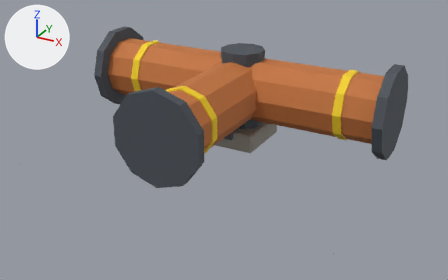
The glTF model export/tuyau_te_t1.glb: old version first, new version second.
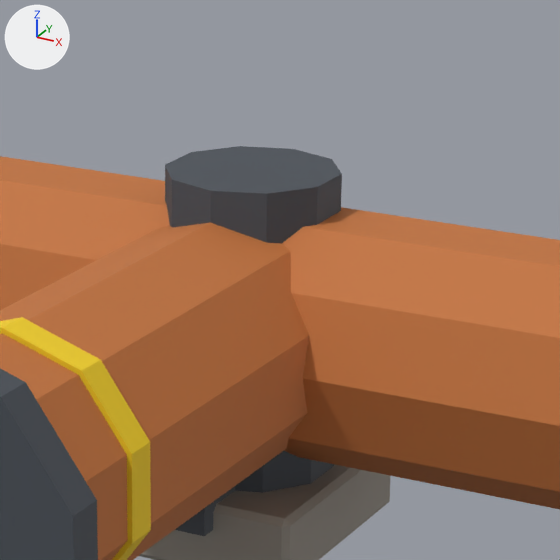
There are two pictures of each version: one whole from a 50 mm lens placed at (0.866, -1.696, 0.827), pointed at (-0.022, -0.082, 0.02), one close up on the part from 40% to 71% of the width and 2% to 52% of the height. Every picture has the same lights, and +X, +Y and +Z are marked at upper left. The older version's two pictures come first. Vertices at exactly the same position are counted once.

The first close-up shows 'pieces_acier_sombre.044', 'pieces_beton.044', 'pieces_cuivre.016', 'pieces_rive_t1.014'.
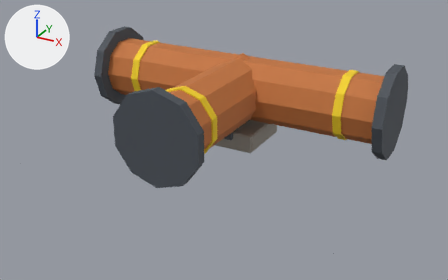
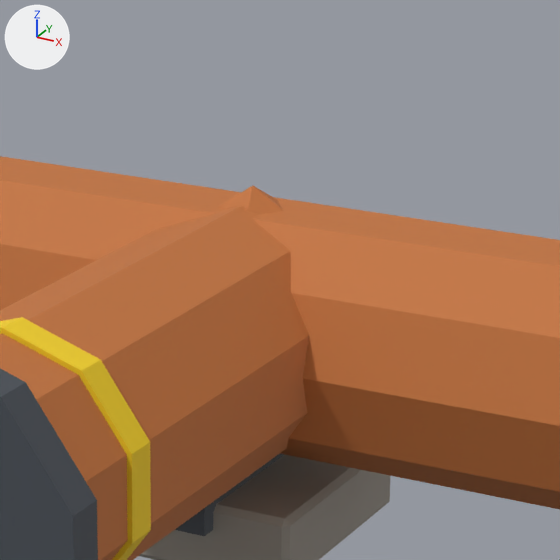
Boxes (x1, y1, x2, y2) around the edits, measured in the close-ups (560 x 560 px):
'pieces_acier_sombre.044', reshaped: before (0, 146, 342, 560); after (0, 369, 285, 560)
part 1 of me_pieces_acier_sombre_052, deleted: before (165, 146, 342, 493)

The change in detail:
me_pieces_acier_sombre_052 is used by ob_pieces_acier_sombre_044; location (0.0, 0.0, 0.0).
me_pieces_acier_sombre_052 had 88 vertices, 156 faces and spanned x -0.494..0.494, y -0.494..0.138, z 0.04..0.318.
me_pieces_acier_sombre_052 now has 68 vertices, 120 faces and spans x -0.494..0.494, y -0.494..0.138, z 0.04..0.318.
me_pieces_acier_sombre_052 part 1: the loose piece of 20 vertices spanning x -0.067..0.067, y -0.07..0.07, z 0.055..0.305 is deleted.
